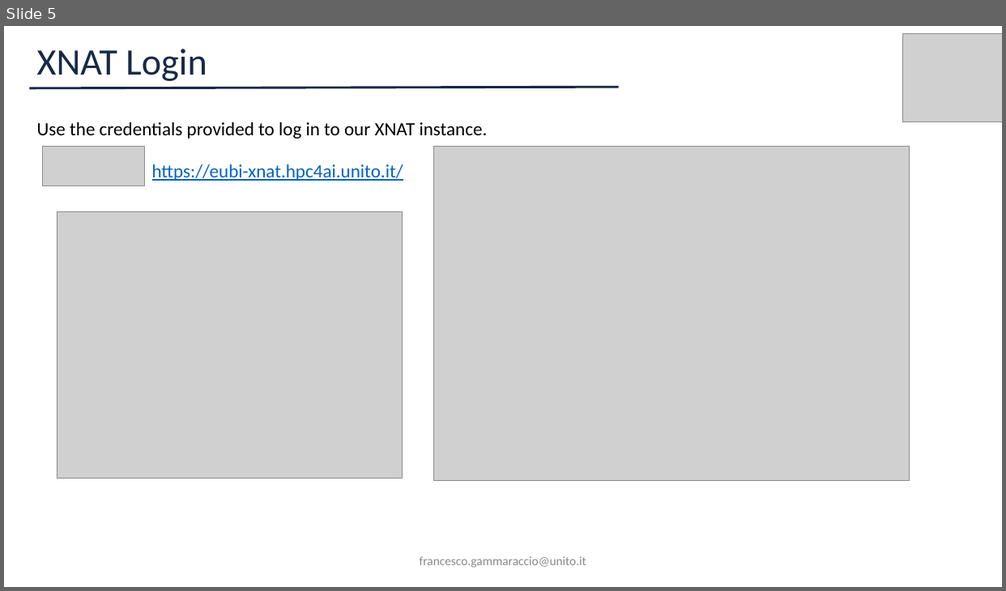
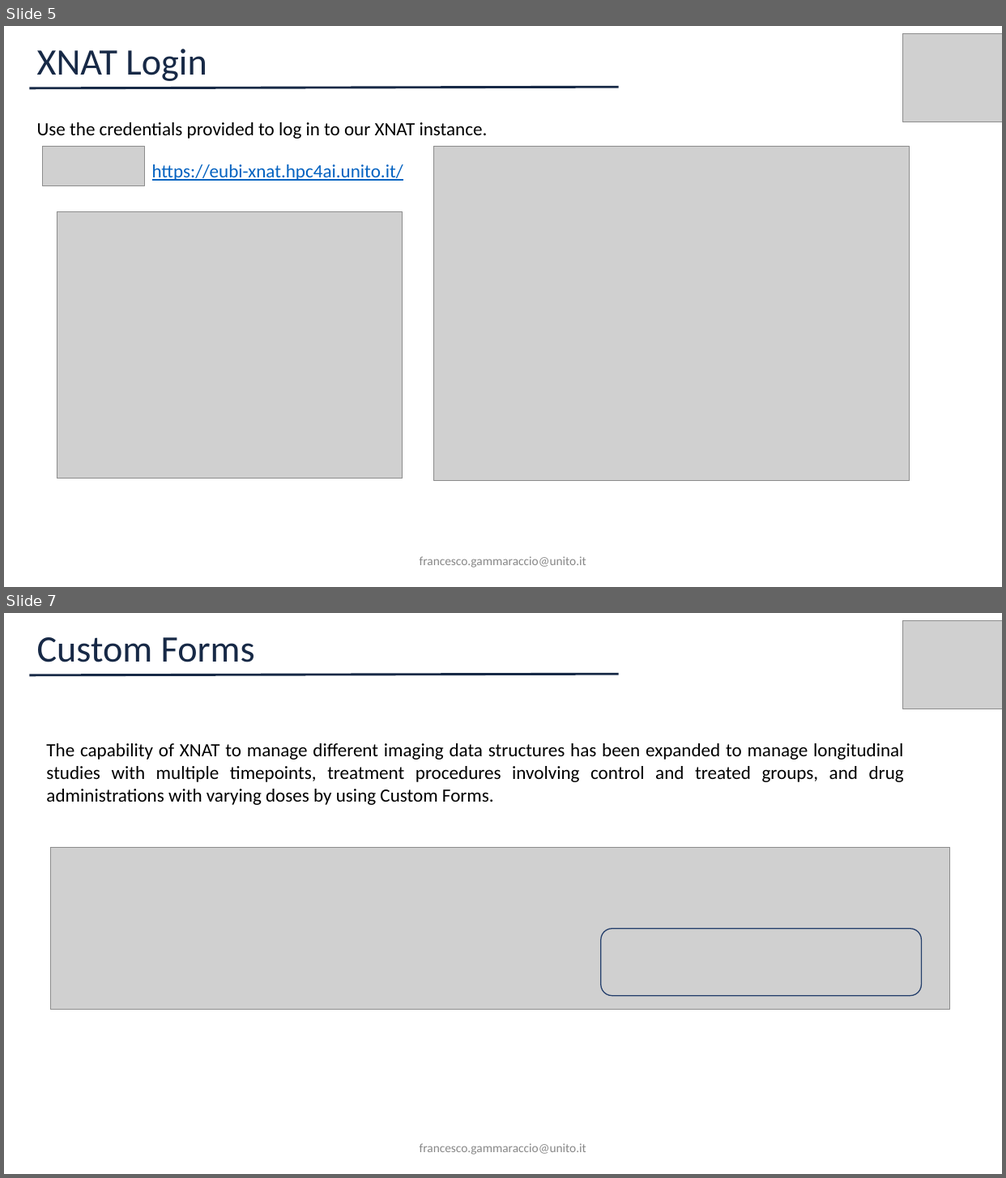
Before and after one commit to cim-unito/XNAT-PIC, a slide deck: ImageDataCommunityDays2026/UserMaterial/ImageDataCommunityDays2026_FG.pptx. Shown one above the other, each under a label of ours: slide 5 before the commit, slides 5 and 7 after it; the slides between them are not shown. The pictures are 1006x591 and 1006x1178 pixels, drawn with LibreOffice and Linux fonts; fonts in the diff are those of the drawing; grey boxes stand for pictures. Boxes give left, top, right and bottom in pixels: in the first picture for what was removed or moved away, otherwise in the second. Text is boxed around its words. In the diff, an @@ line names an element or a change of style, - is before the commit and + after.

```diff
--- a/ImageDataCommunityDays2026/UserMaterial/ImageDataCommunityDays2026_FG.pptx
+++ b/ImageDataCommunityDays2026/UserMaterial/ImageDataCommunityDays2026_FG.pptx
@@ slide 7 added at (4, 613, 1002, 1174), background #FFFFFF @@
@@ picture added at (903, 620, 1002, 709) @@
@@ text added at (37, 637, 255, 662), 36 pt, text #172946 @@
+Custom Forms
@@ line added from (619, 674) to (29, 675), #172946 2.25 pt @@
@@ rectangle added at (815, 726, 839, 754), fill #FFFFFF, outline #FFFFFF 3 pt @@
@@ text added at (46, 743, 904, 805), 18 pt, text #000000 @@
+The capability of XNAT to manage different imaging data structures has been expanded to manage longitudinal studies with multiple timepoints, treatment procedures involving control and treated groups, and drug administrations with varying doses by using Custom Forms.
@@ picture added at (50, 847, 950, 1010) @@
@@ rounded rectangle added at (601, 929, 921, 996), outline #233E6B 1 pt @@
@@ text added at (420, 1144, 586, 1155), 12 pt, text #888888 @@
+francesco.gammaraccio@unito.it
```
Also in this commit, not shown: 1 slide changed, 1 other slide added.
